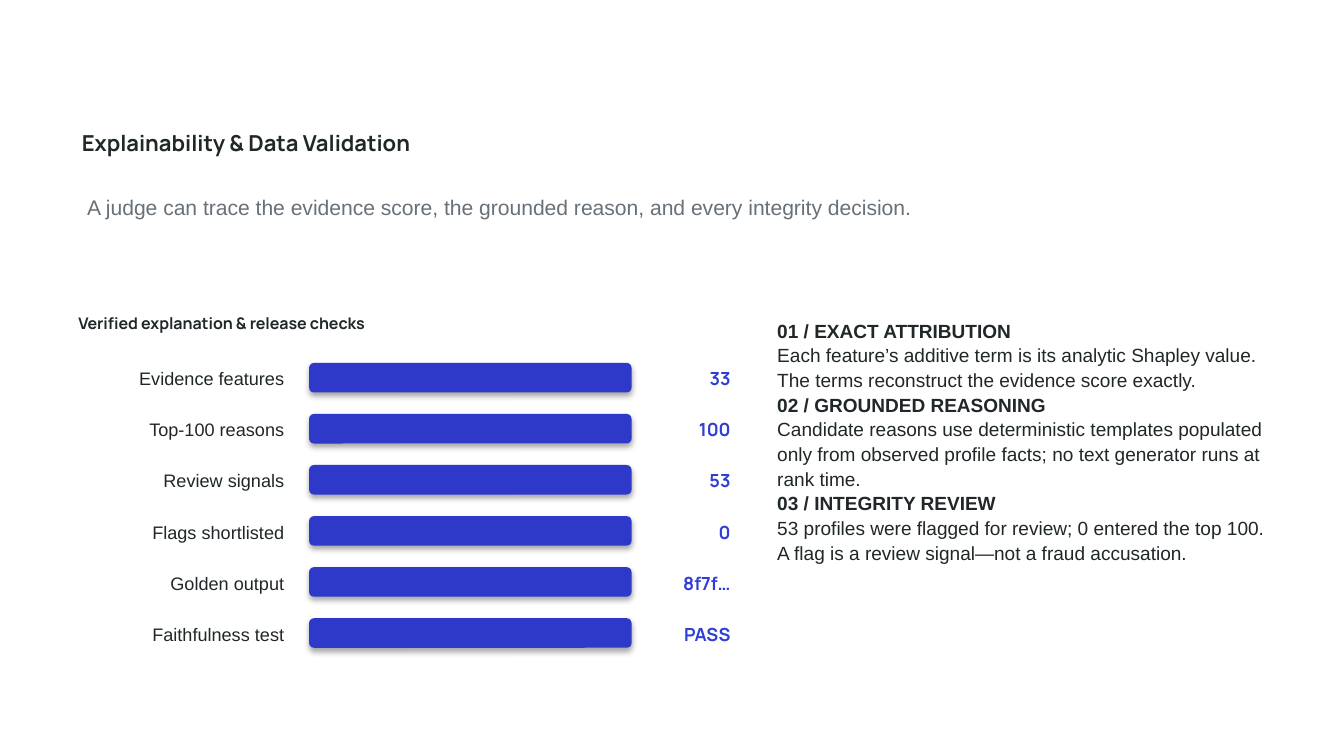
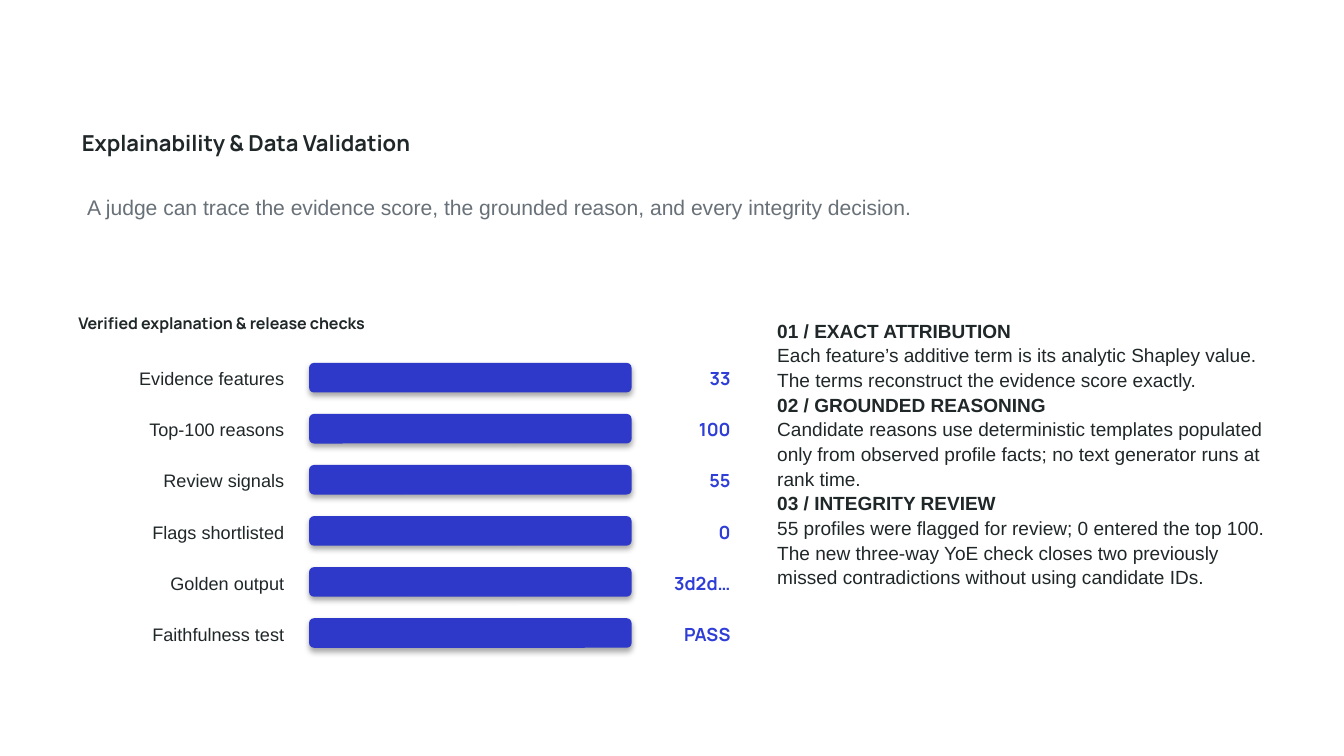
Before and after one commit to bansalbhunesh/redrob-hirefit-ranker, a slide deck: slide 5 of docs/HireFit_Submission_Deck.pptx. Drawn at 1344x756 pixels with LibreOffice and Linux fonts; fonts in the diff are those of the drawing; background and template pictures are left out. Boxes give left, top, right and bottom in pixels: in the first picture for what was removed or moved away, otherwise in the second. Text is boxed around its words. In the diff, an @@ line names an element or a change of style, - is before the commit and + after.

Commit message:
harden cross-field integrity release

```diff
--- a/docs/HireFit_Submission_Deck.pptx
+++ b/docs/HireFit_Submission_Deck.pptx
@@ text at [709, 474, 730, 488]: text changed @@
-53
+55
@@ text at [777, 496, 1264, 588]: text changed @@
-03 / INTEGRITY REVIEW
-53 profiles were flagged for review; 0 entered the top 100. A flag is a review signal—not a fraud accusation.
+03 / INTEGRITY REVIEW
+55 profiles were flagged for review; 0 entered the top 100. The new three-way YoE check closes two previously missed contradictions without using candidate IDs.
@@ text at [674, 576, 731, 591]: text changed @@
-8f7f…
+3d2d…
```
Also in this commit, not shown: 4 other slides changed, 36 other files.
